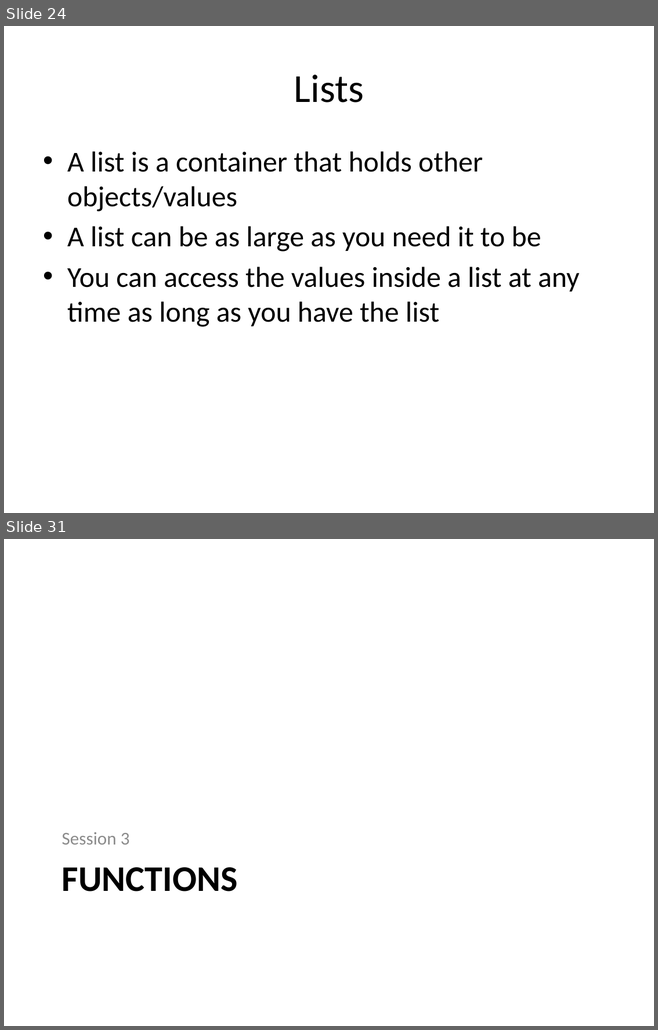
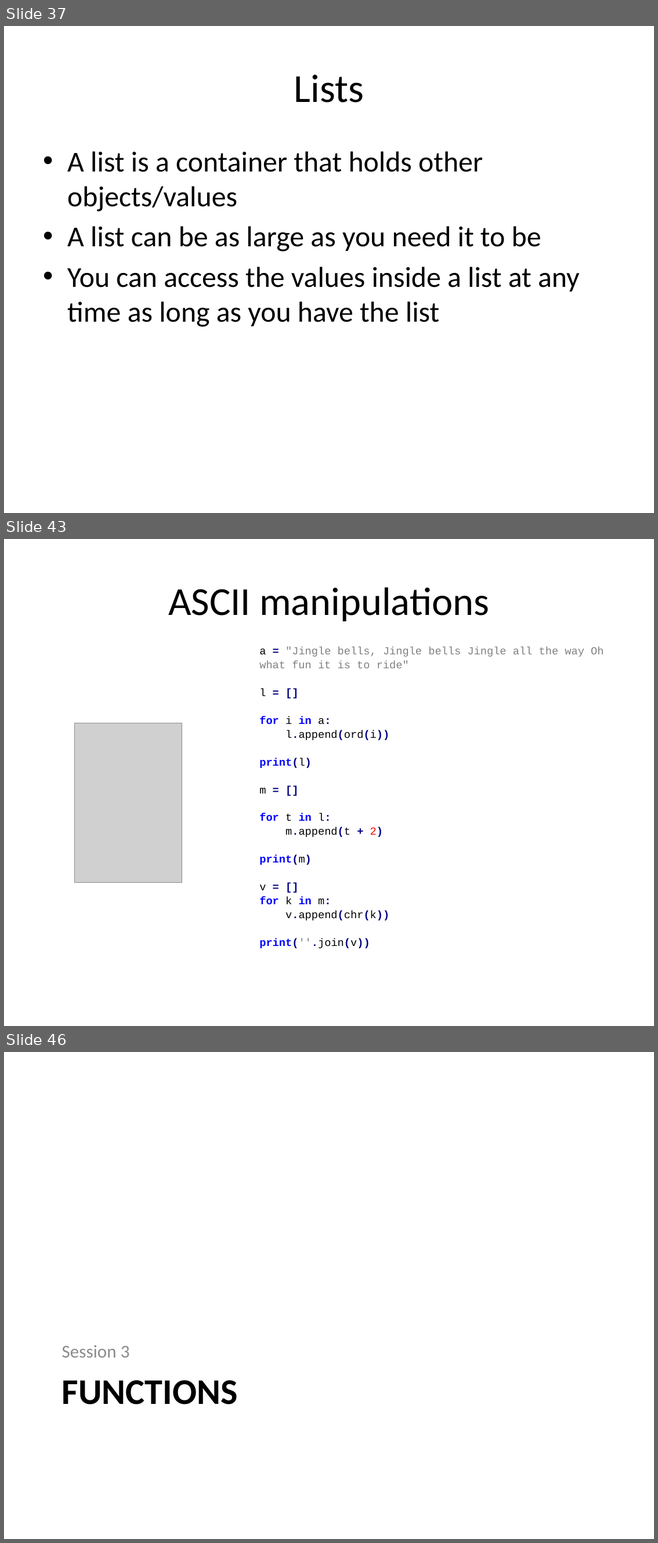
Before and after one commit to alaudo/coderdojo-python, a slide deck: dojo-presentation-intermediate.pptx. Shown one above the other, each under a label of ours: slides 24 and 31 before the commit, slides 37, 43 and 46 after it; the slides between them are not shown. The pictures are 658x1030 and 658x1543 pixels, drawn with LibreOffice and Linux fonts; fonts in the diff are those of the drawing; grey boxes stand for pictures. Boxes give left, top, right and bottom in pixels: in the first picture for what was removed or moved away, otherwise in the second. Text is boxed around its words. In the diff, an @@ line names an element or a change of style, - is before the commit and + after.

```diff
--- a/dojo-presentation-intermediate.pptx
+++ b/dojo-presentation-intermediate.pptx
@@ slide 43 added at [4, 539, 654, 1026], background #FFFFFF @@
@@ title added at [168, 587, 489, 621], 44 pt, text #000000 @@
+ASCII manipulations
@@ text added at [259, 647, 603, 948], 12 pt, text #808080 @@
+a = "Jingle bells, Jingle bells Jingle all the way Oh what fun it is to ride"
+l = []
+for i in a:
+l.append(ord(i))
+print(l)
+m = []
+for t in l:
+m.append(t + 2)
+print(m)
+v = []
+for k in m:
+v.append(chr(k))
+print(''.join(v))
@@ picture added at [74, 723, 182, 882] @@
@@ what was slide 24 is now slide 37 @@
@@ what was slide 31 is now slide 46 @@
```
Also in this commit, not shown: 18 slides changed, 19 other slides added, 4 slides removed.
